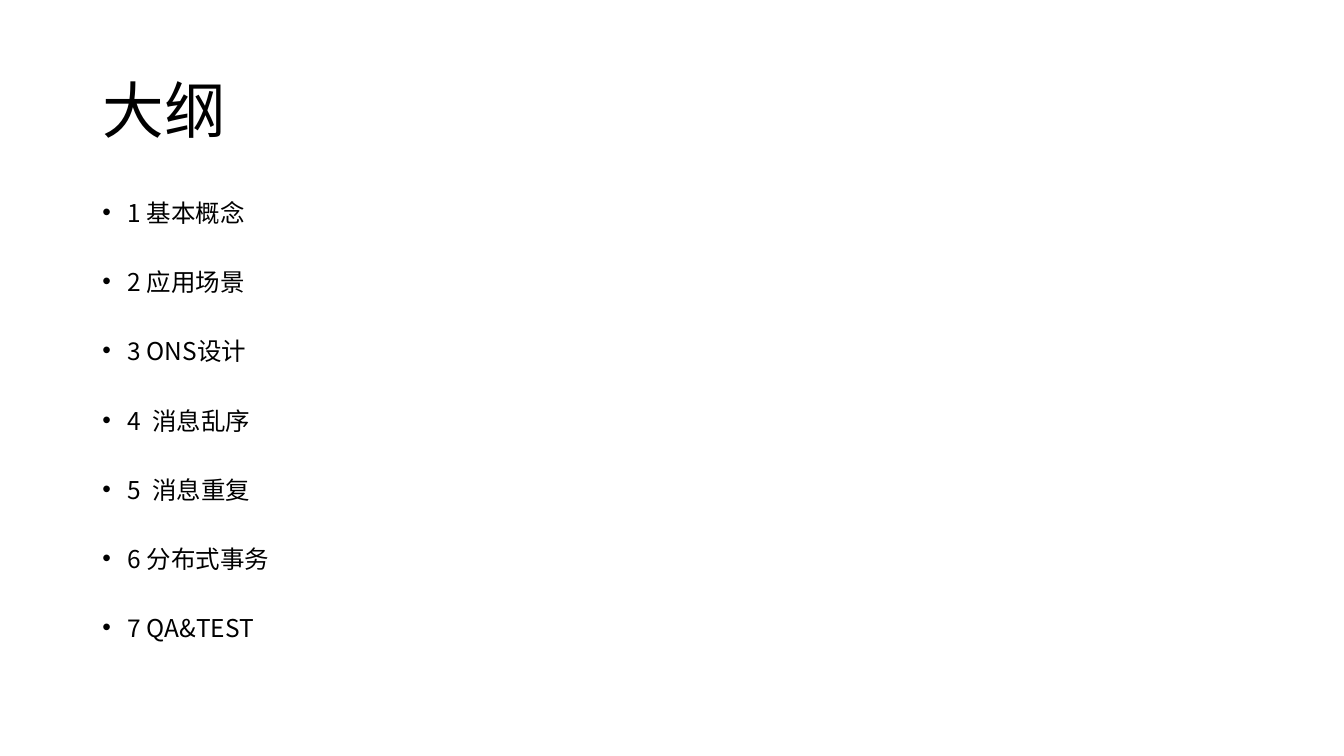
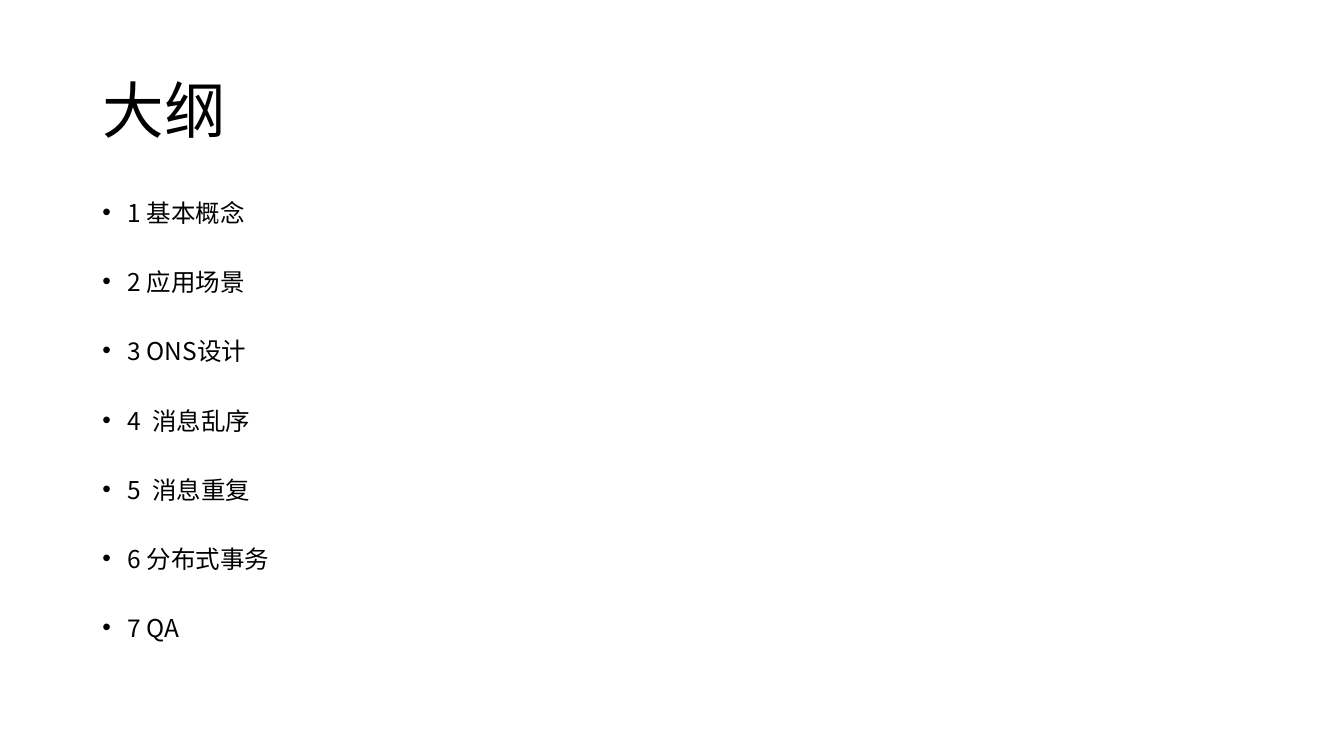
Before and after one commit to xiaozhiliaoo/my-slides, a slide deck: slide 2 of 简单理解mq.pptx. Drawn at 1344x756 pixels with LibreOffice and Linux fonts; fonts in the diff are those of the drawing. Boxes give left, top, right and bottom in pixels: in the first picture for what was removed or moved away, otherwise in the second. Text is boxed around its words. In the diff, an @@ line names an element or a change of style, - is before the commit and + after.

```diff
--- a/简单理解mq.pptx
+++ b/简单理解mq.pptx
@@ text at bbox=[128, 618, 180, 642]: text changed @@
-• 7 QA&TEST
+• 7 QA
```
Also in this commit, not shown: 2 other slides changed, 12 slides added, 2 slides removed.
